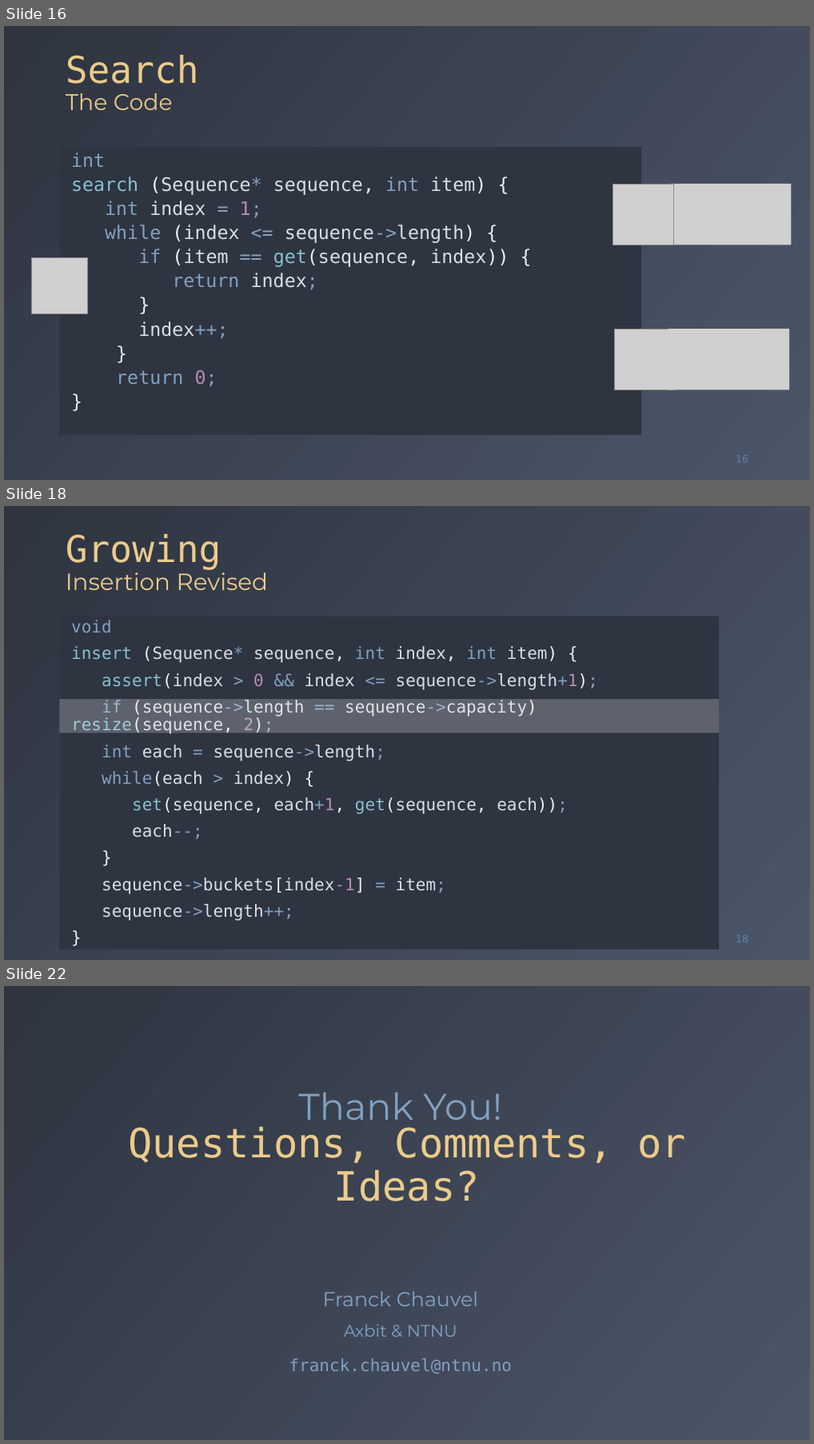
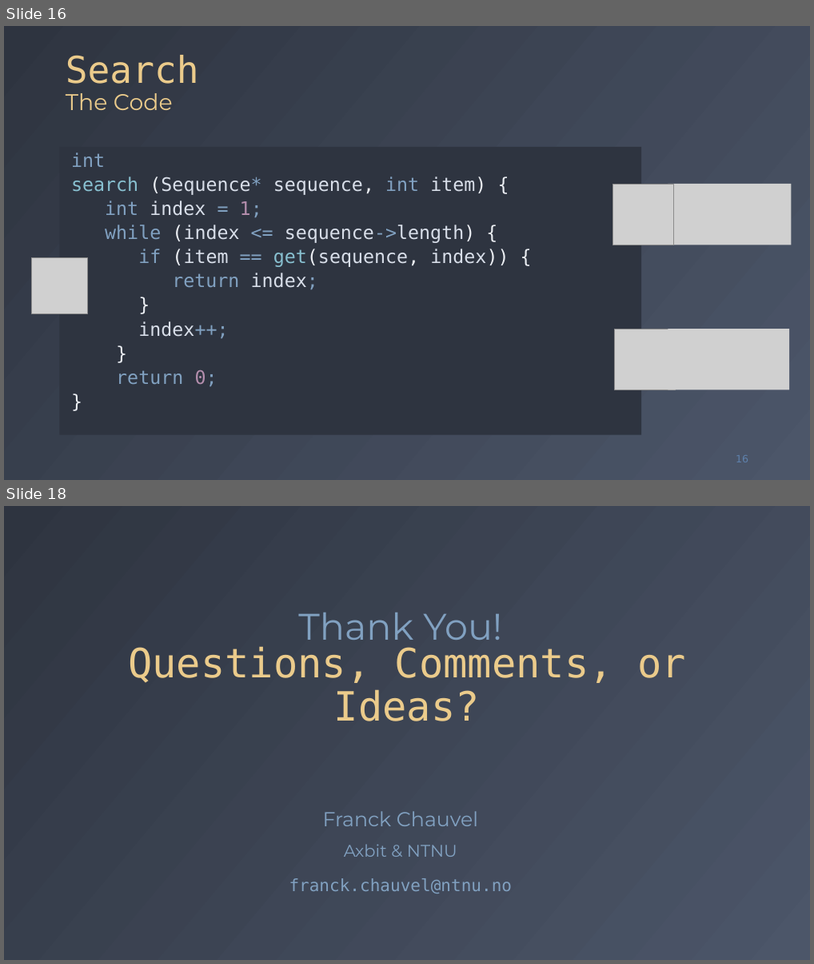
Before and after one commit to fchauvel/ntnu-idata2302-website, a slide deck: source/sequences/_static/arrays/arrays.pptx. Shown one above the other, each under a label of ours: slides 16, 18 and 22 before the commit, slides 16 and 18 after it; the slides between them are not shown. The pictures are 814x1444 and 814x964 pixels, drawn with LibreOffice and Linux fonts; fonts in the diff are those of the drawing; grey boxes stand for pictures. Boxes give left, top, right and bottom in pixels: in the first picture for what was removed or moved away, otherwise in the second. Text is boxed around its words. In the diff, an @@ line names an element or a change of style, - is before the commit and + after.

```diff
--- a/source/sequences/_static/arrays/arrays.pptx
+++ b/source/sequences/_static/arrays/arrays.pptx
@@ slide 18 removed at box(4, 506, 810, 960), background gradient #2E3440 to #4C5669 @@
@@ title removed at box(66, 534, 269, 590) @@
-Growing
-Insertion Revised
@@ text removed at box(60, 616, 720, 949) @@
-void
-insert (Sequence* sequence, int index, int item) {
-assert(index > 0 && index <= sequence->length+1);
-if (sequence->length == sequence->capacity) resize(sequence, 2);
-int each = sequence->length;
-while(each > index) {
-set(sequence, each+1, get(sequence, each));
-each--;
-}
-sequence->buckets[index-1] = item;
-sequence->length++;
-}
@@ rectangle removed at box(60, 699, 720, 733) @@
@@ page number removed at box(736, 935, 749, 942) @@
-18
@@ what was slide 22 is now slide 18 @@
```
Also in this commit, not shown: 2 slides changed, 5 other slides removed, 1 other file.
